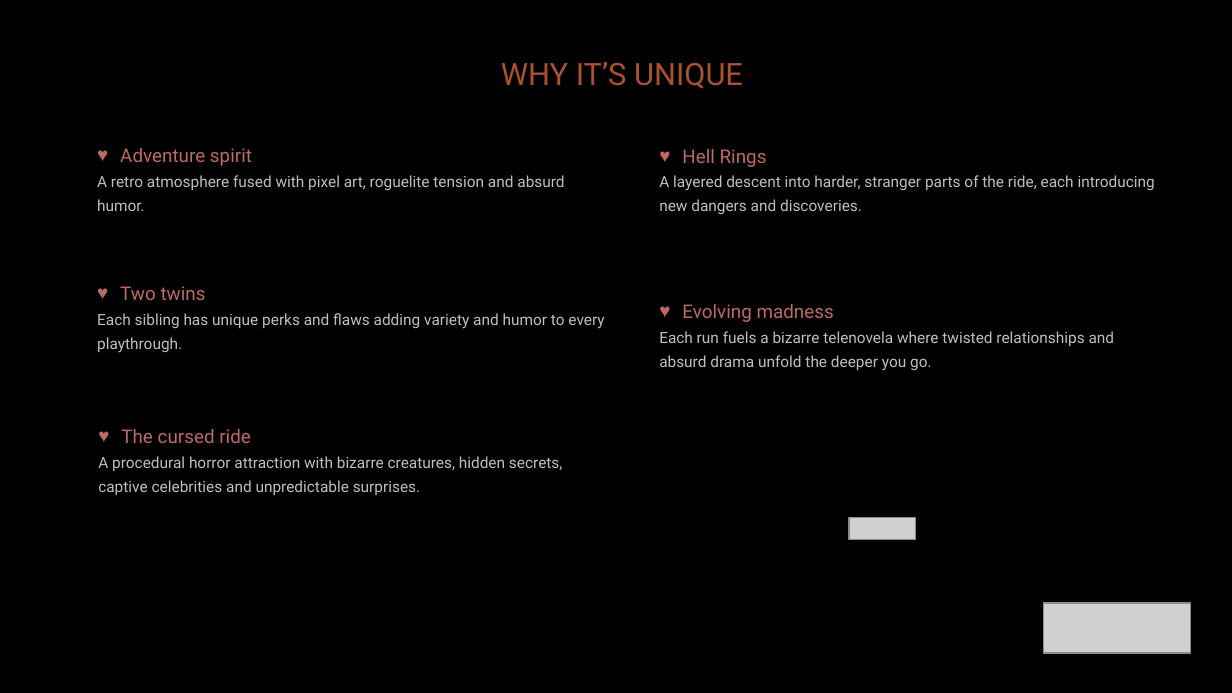
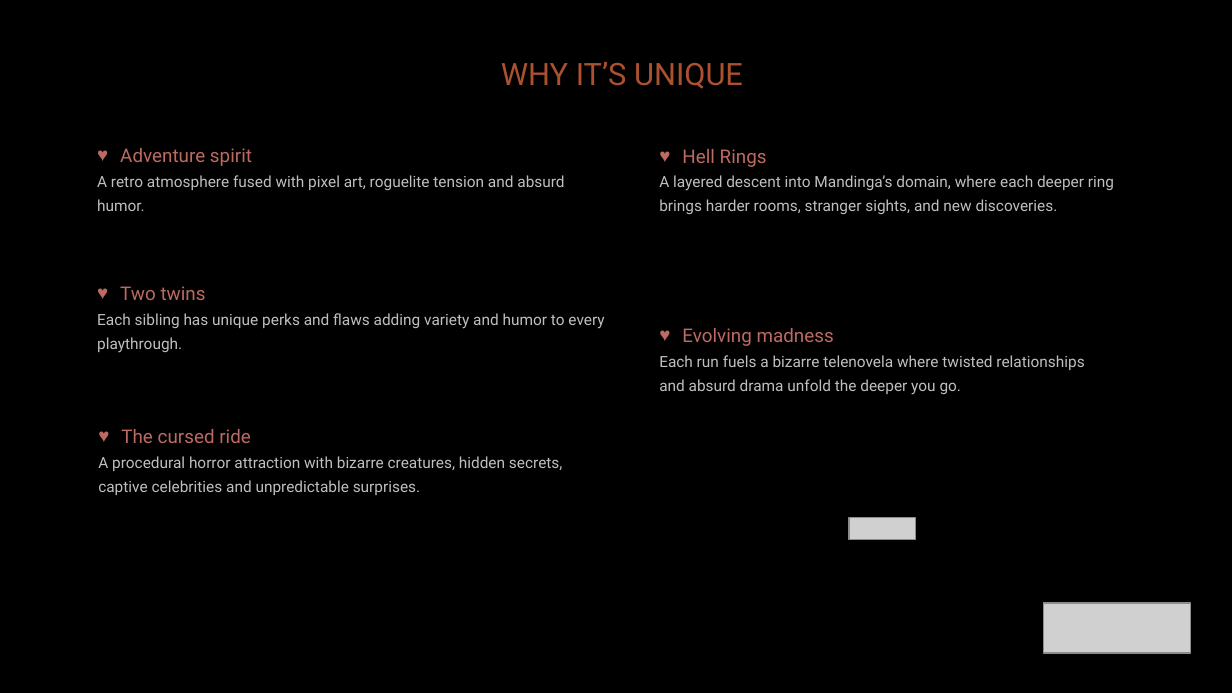
Before and after one commit to diegohcanepa/Remizione, a slide deck: slide 3 of Pitch Deck.pptx. Drawn at 1232x693 pixels with LibreOffice and Linux fonts; fonts in the diff are those of the drawing; grey boxes stand for pictures; background and template pictures are left out. Boxes give left, top, right and bottom in pixels: in the first picture for what was removed or moved away, otherwise in the second. Text is boxed around its words. In the diff, an @@ line names an element or a change of style, - is before the commit and + after.

```diff
--- a/Pitch Deck.pptx
+++ b/Pitch Deck.pptx
@@ text at box(659, 175, 1114, 214): text changed @@
-A layered descent into harder, stranger parts of the ride, each introducing new dangers and discoveries.
+A layered descent into Mandinga’s domain, where each deeper ring brings harder rooms, stranger sights, and new discoveries.
@@ text "Evolving madness" rewrapped from box(659, 304, 1115, 371) to box(659, 328, 1084, 395) @@
```
Also in this commit, not shown: 5 other slides changed.
